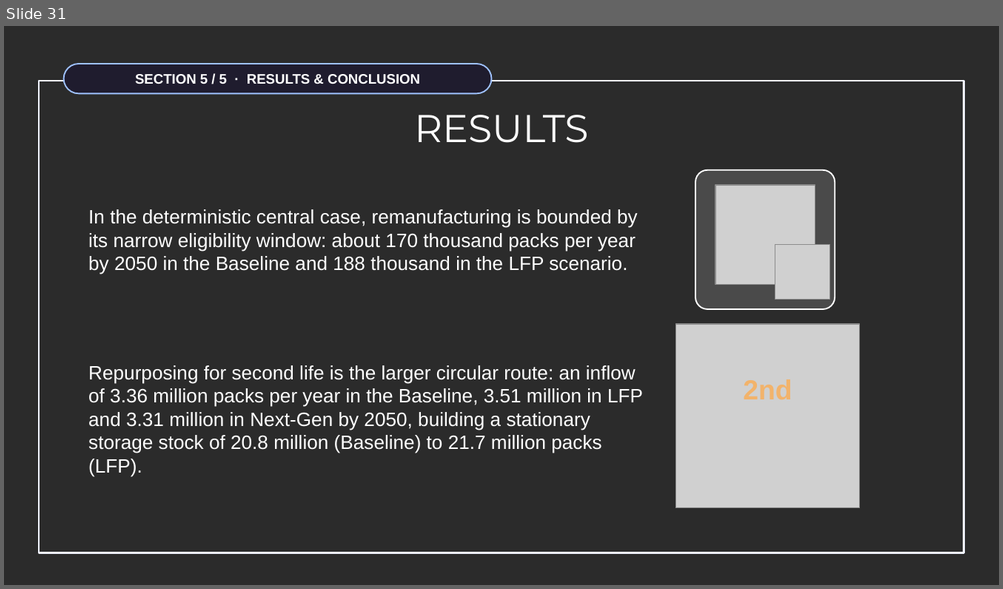
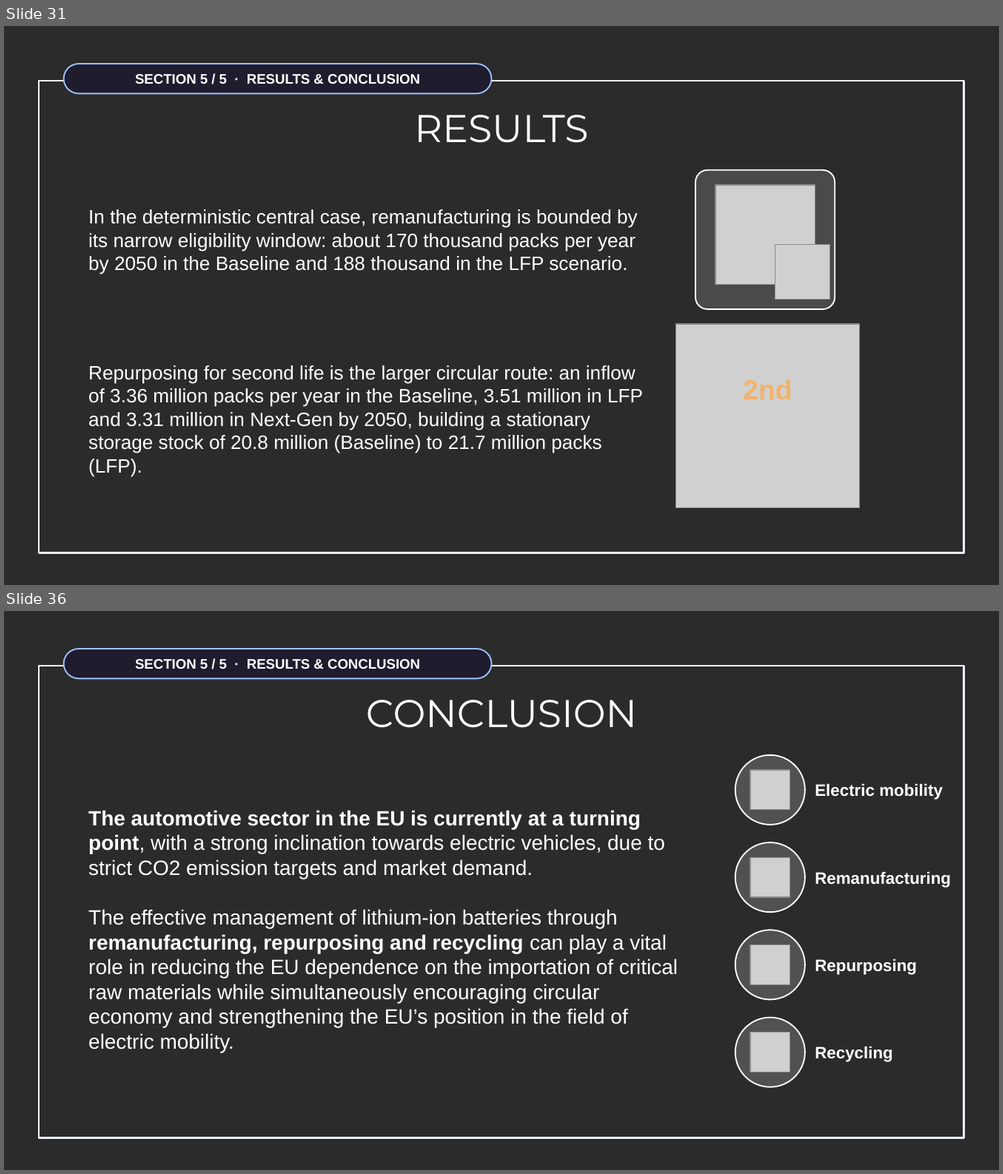
Before and after one commit to OfficialMatteoPiras/ManagementEngineering, a slide deck: SmartOperationsAndSupplyChain Management/pdf/Battery Circularity-claude.pptx. Shown one above the other, each under a label of ours: slide 31 before the commit, slides 31 and 36 after it; the slides between them are not shown. The pictures are 1003x589 and 1003x1174 pixels, drawn with LibreOffice and Linux fonts; fonts in the diff are those of the drawing; grey boxes stand for pictures; background and template pictures are left out; a plain dark background stands for a picture behind light text. Boxes give left, top, right and bottom in pixels: in the first picture for what was removed or moved away, otherwise in the second. Text is boxed around its words. In the diff, an @@ line names an element or a change of style, - is before the commit and + after.

Commit message:
vault backup: 2026-11-09 11:41:00 | hostname: M1_Laptop | # files: 1 | files: M SmartOperationsAndSupplyChain Management/pdf/Battery Circularity-claude.pptx

```diff
--- a/SmartOperationsAndSupplyChain Management/pdf/Battery Circularity-claude.pptx
+++ b/SmartOperationsAndSupplyChain Management/pdf/Battery Circularity-claude.pptx
@@ slide 36 added at (4,611,999,1170), background picture (left out) @@
@@ rounded rectangle added at (64,649,492,678), fill #1F1C2E, outline #9FC2FF 1 pt, 10 pt, text #FFFFFF, bold @@
+SECTION 5 / 5 · RESULTS & CONCLUSION
@@ rectangle added at (39,666,964,1138), outline #F0F3FF 1.5 pt @@
@@ text added at (366,700,637,728), 28 pt, text #FFFFFF @@
+CONCLUSION
@@ ellipse added at (735,755,805,825), fill #FFFFFF at 18% opacity, outline #FFFFFF 1 pt @@
@@ picture added at (750,770,790,810) @@
@@ text added at (814,783,942,800), 12 pt, text #FFFFFF, bold @@
+Electric mobility
@@ text added at (88,810,677,1053), 15 pt, text #FFFFFF @@
+The automotive sector in the EU is currently at a turning point, with a strong inclination towards electric vehicles, due to strict CO2 emission targets and market demand.
+The effective management of lithium-ion batteries through remanufacturing, repurposing and recycling can play a vital role in reducing the EU dependence on the importation of critical raw materials while simultaneously encouraging circular economy and strengthening the EU’s position in the field of electric mobility.
@@ ellipse added at (735,843,805,912), fill #FFFFFF at 18% opacity, outline #FFFFFF 1 pt @@
@@ picture added at (750,857,790,897) @@
@@ text added at (814,871,950,888), 12 pt, text #FFFFFF, bold @@
+Remanufacturing
@@ ellipse added at (735,930,805,1000), fill #FFFFFF at 18% opacity, outline #FFFFFF 1 pt @@
@@ picture added at (750,945,790,985) @@
@@ text added at (814,959,916,975), 12 pt, text #FFFFFF, bold @@
+Repurposing
@@ ellipse added at (735,1018,805,1088), fill #FFFFFF at 18% opacity, outline #FFFFFF 1 pt @@
@@ picture added at (750,1033,790,1073) @@
@@ text added at (814,1046,893,1062), 12 pt, text #FFFFFF, bold @@
+Recycling
```
Also in this commit, not shown: 3 other slides added.
